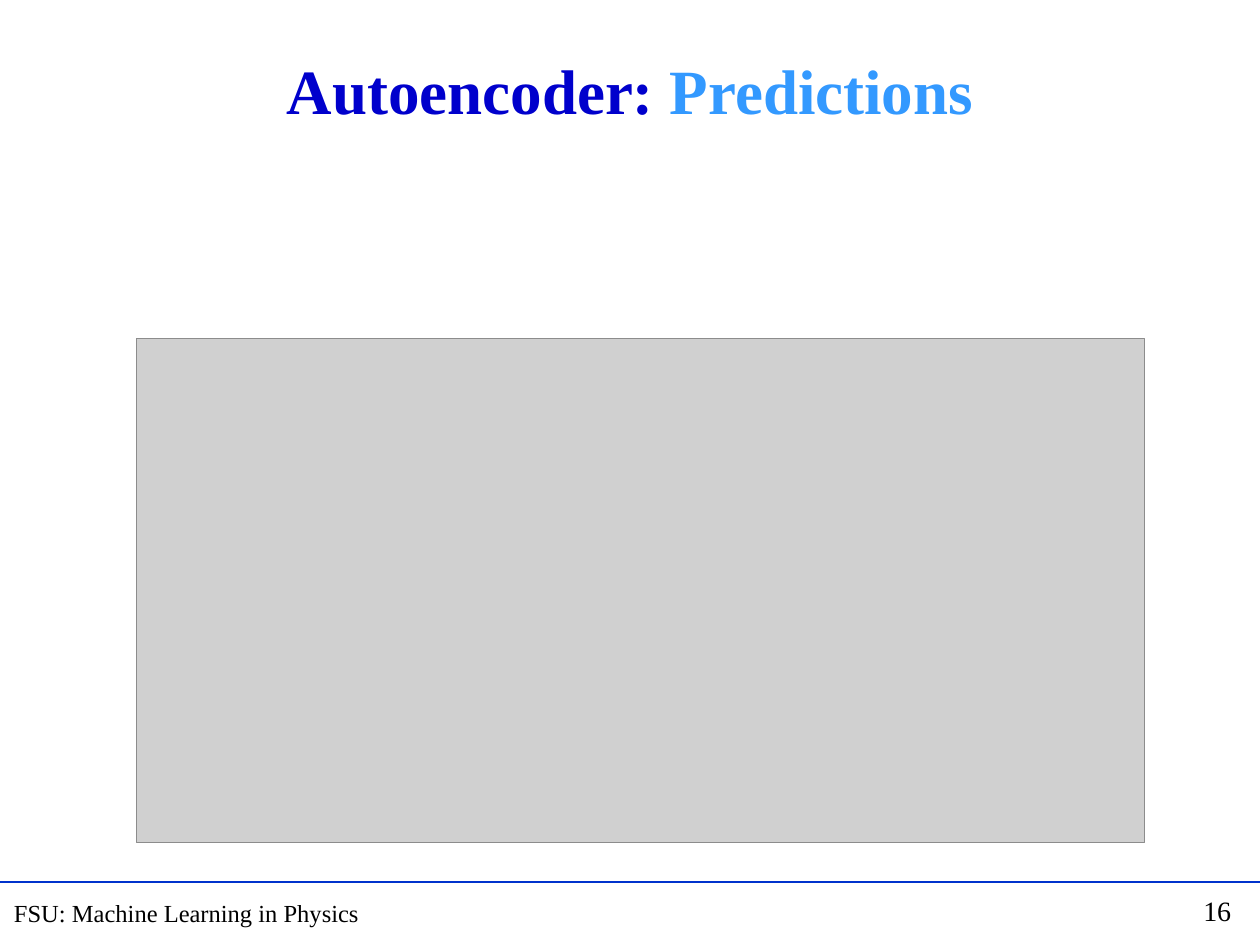
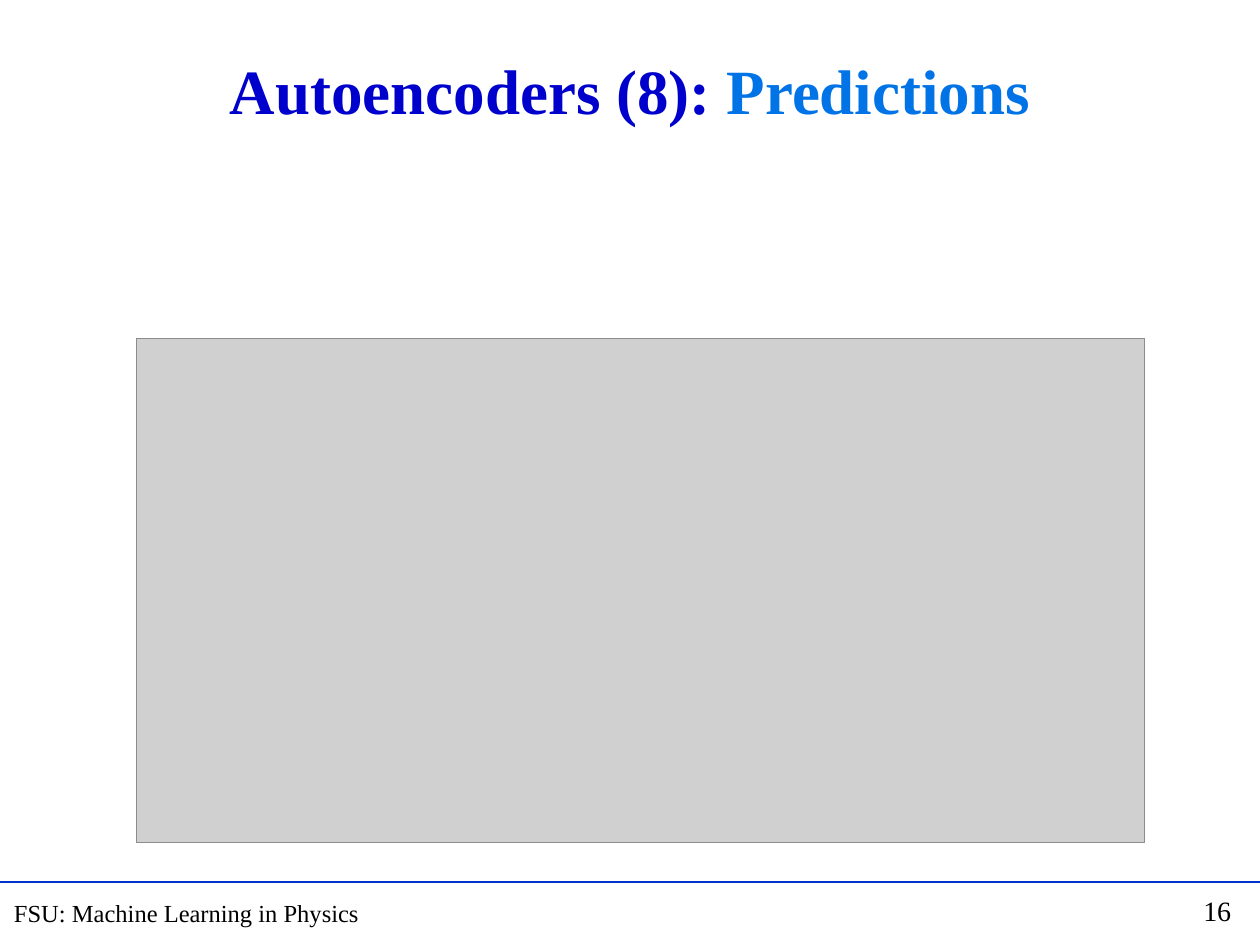
Before and after one commit to hbprosper/mlinphysics, a slide deck: slide 16 of Lectures/05.AE/Lecture_AE.pptx. Drawn at 1260x945 pixels with LibreOffice and Linux fonts; fonts in the diff are those of the drawing; grey boxes stand for pictures. Boxes give left, top, right and bottom in pixels: in the first picture for what was removed or moved away, otherwise in the second. Text is boxed around its words. In the diff, an @@ line names an element or a change of style, - is before the commit and + after.

```diff
--- a/Lectures/05.AE/Lecture_AE.pptx
+++ b/Lectures/05.AE/Lecture_AE.pptx
@@ title at [230, 70, 1030, 126]: text changed @@
-Autoencoder: Predictions
+Autoencoders (8): Predictions
```
Also in this commit, not shown: 8 other slides changed, 8 slides added, 3 slides removed, 2 other files.
